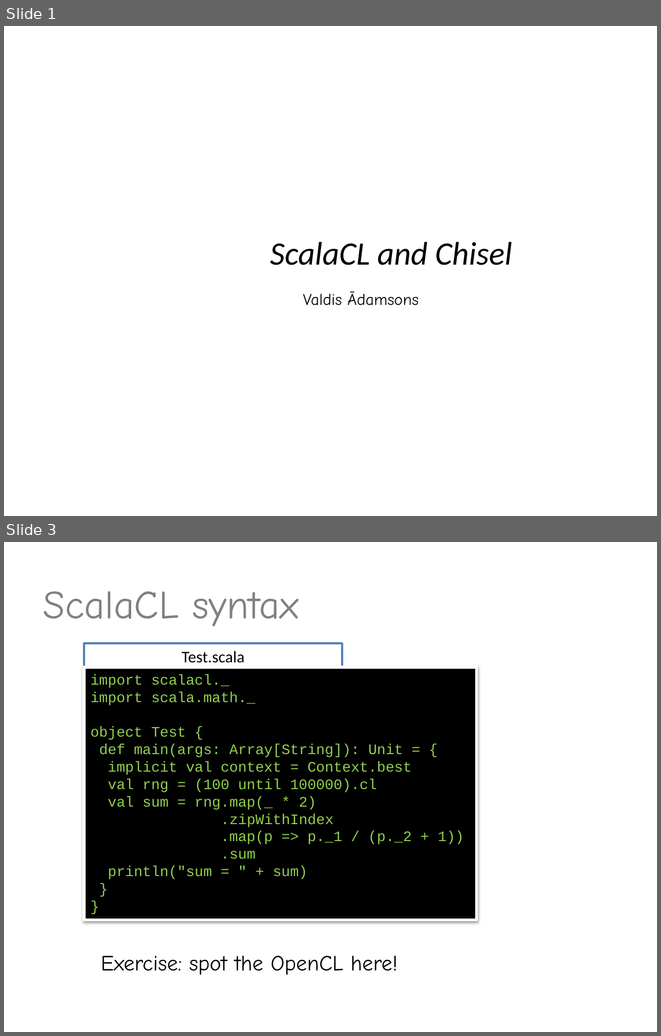
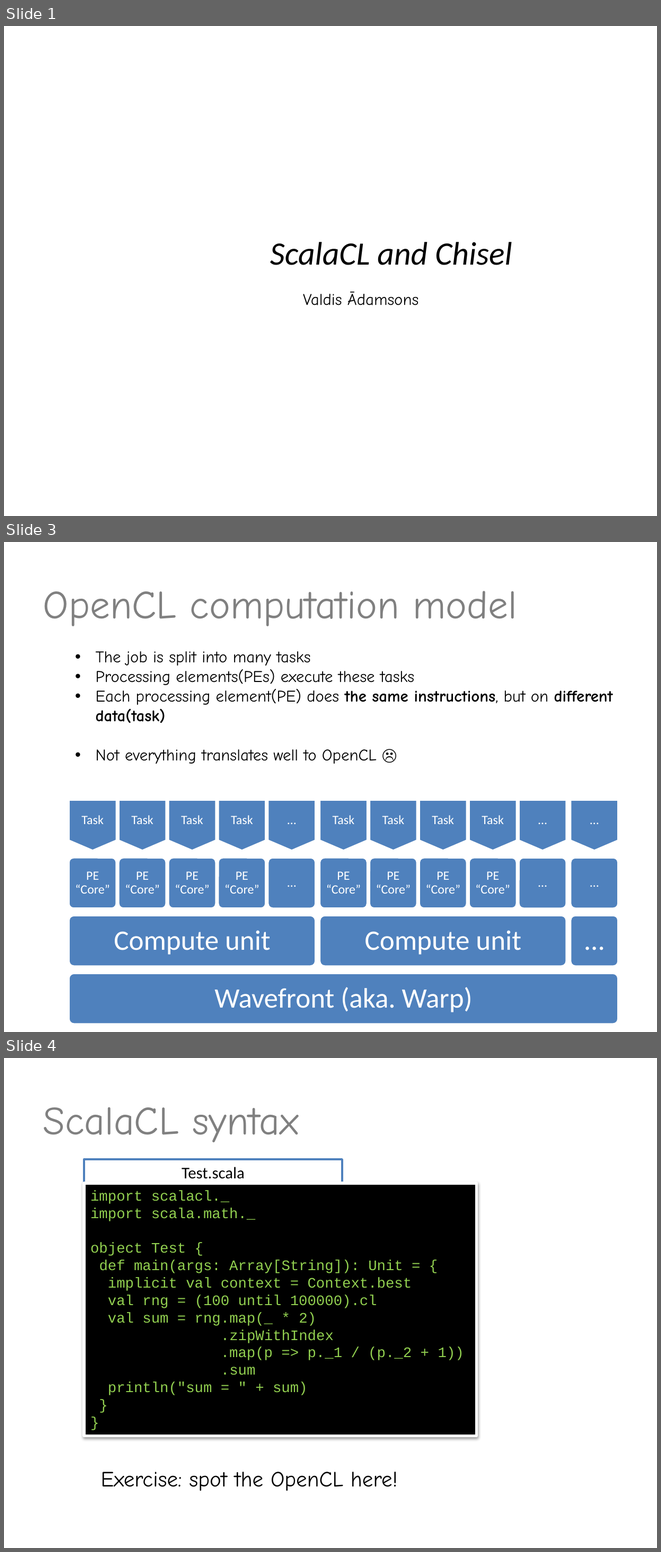
Before and after one commit to valdisxp1/scalaCL-chisel-presentation, a slide deck: ScalaCL_Chissel.pptx. Shown one above the other, each under a label of ours: slides 1 and 3 before the commit, slides 1, 3 and 4 after it; the slides between them are not shown. The pictures are 661x1036 and 661x1552 pixels, drawn with LibreOffice and Linux fonts; fonts in the diff are those of the drawing. Boxes give left, top, right and bottom in pixels: in the first picture for what was removed or moved away, otherwise in the second. Text is boxed around its words. In the diff, an @@ line names an element or a change of style, - is before the commit and + after.

```diff
--- a/ScalaCL_Chissel.pptx
+++ b/ScalaCL_Chissel.pptx
@@ slide 3 added at <box>4,542,657,1032</box>, background #FFFFFF @@
@@ title added at <box>43,591,517,626</box>, 44 pt, text #808080 @@
+OpenCL computation model
@@ text added at <box>96,651,613,764</box>, 18 pt, text #000000 @@
+• The job is split into many tasks
+• Processing elements(PEs) execute these tasks
+• Each processing element(PE) does the same instructions, but on different data(task)
+• Not everything translates well to OpenCL ☹
@@ group added at <box>69,800,618,1024</box>: 26 texts, 15 rounded rectangles, 11 flow chart offpage connectors @@
+Wavefront (aka. Warp)
+Compute unit
+PE “Core”
+Task
+PE “Core”
+Task
+PE “Core”
+Task
+PE “Core”
+Task
+…
+…
+Compute unit
+PE “Core”
+Task
+PE “Core”
+Task
+PE “Core”
+Task
+PE “Core”
+Task
+…
+…
+…
+…
+…
@@ what was slide 3 is now slide 4 @@
```
Also in this commit, not shown: 2 slides changed, 1 other slide added, 3 other files.
